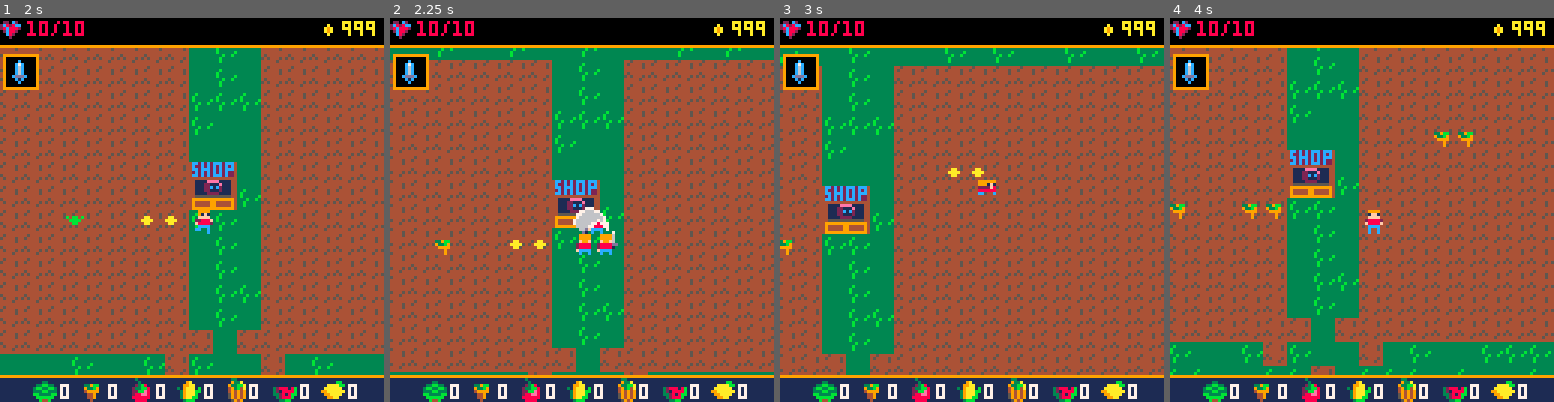
Above: before the commit, frames 1-4 (left to right).
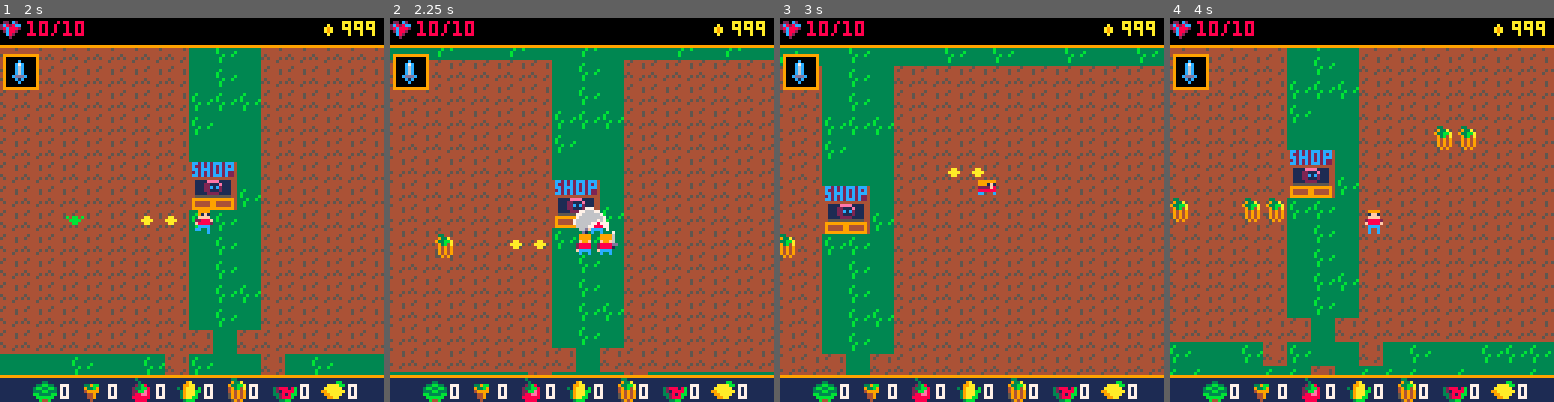
Above: after the commit, the same moments.

Repository: alexjbusch/GameJam2020
Game: PICO-8 cartridge GMTK-GameJam2020-Game/necrofarmicon.p8
The game is run twice, just before and just after one commit, with the same random seed, the same clock (stepped at 60 frames per second) and the same inputs.
Inputs:
- Up to frame 1 (2 s): tap X (X key) at 0.33, 1.07, 1.85 s; tap O (Z key) at 0.7, 1.7 s; hold Right from 1.6 s (still down)
- Up to frame 2 (2.25 s): release Right at 2.1 s; tap O (Z key) at 2.1 s; hold Up from 2.15 s (still down)
- Up to frame 3 (3 s): release Up at 2.42 s; hold Right from 2.47 s (still down); tap O (Z key) at 2.5, 2.9 s; tap X (X key) at 2.97 s
- Up to frame 4 (4 s): release Right at 3.03 s; hold Left 3.08-3.58 s; tap O (Z key) at 3.3, 3.7 s; hold Down 3.63-3.97 s

Frame 1 is identical in both runs. In frame 2, 0.2% of the frame differs, in the area x 11-17%, y 56-63%; in frame 3, 0.1%; in frame 4, 0.8%, in the area x 0-80%, y 28-54%.

Commit message:
pumpkins work

Diff:
--- a/GMTK-GameJam2020-Game/necrofarmicon.p8
+++ b/GMTK-GameJam2020-Game/necrofarmicon.p8
@@ -413,7 +413,7 @@
 sprite=0,
 direction="right",
 item="sword",
-seed="carrot",
+seed="pumpkin",
 harvested={lettuce=0,carrot=0,tomato=0,corn=0,melon=0,pumpkin=0,lemon=0},
 running=false,
 dashing=false,
@@ -930,7 +930,7 @@
   if corruption_timer < 10 then
    corruption_timer+=delta_time
   else
-   create_enemy(self.x,self.y,self.class)
+   create_enemy(self.x,self.y,self.class,player)
    enemy:init()
    del(plants,self)
   end
@@ -998,49 +998,38 @@
 update=function(self)
  if self.class == "pumpkin" then
   if self.state == "idle" then
-   --self.cur_moveanim = pumpkin_idle
-   self:animate()
-  end
-  if self.state == "idle" then
+   self.sp={130,131}
    if distance(player.x+4,player.y+4,self.x+4,self.y+4)
-    >= 9 then
+    >= 6 then
    self:move_toward_target()
-
+   self.sp = {146,147}
    else
     self.state ="attacking"
-    self:animate()
    end
   elseif self.state == "attacking" then
-   if self.attack_cooldown_timer < 1 then
-    self.attack_cooldown_timer+=delta_time
-   else
-    self.attack_cooldown_timer=0
-    if distance(player.x+4,player.y+4,self.x+4,self.y+4)
-    <= 9 then
-     player.hp-=1
-    end
-    self:animate()
-    self.state = "idle"
-   end
-  end
+   self.attack_cooldown_timer=0
+   create_explosion(self.x,self.y)
+   del(enemies,self)
+   player.hp-=3
+   --self.state = "idle"
+  end  --pumpkin
+
  elseif self.class == "lettuce" then
   if self.state == "idle" then
-   self:animate()
-  end
-  self:stab_outwards()
+  end
+  self:stab_outwards() --lettuce
+
  elseif self.class == "carrot" then
   if self.state == "idle" then
-   self:animate()
-  end
+  end
+
  elseif self.class == "lemon" then
   if self.state == "idle" then
    self:animate()
   end
   -- lemon explode logic here
  end
- -- if self.cur_moveanim != nil then
- --  self.sprite=self.cur_moveanim:anim_update()
- -- end
+ self:animate()
 end,
 
 draw=function(self)
Not shown, changed: GMTK-GameJam2020-Game/Farm_Sin.png
